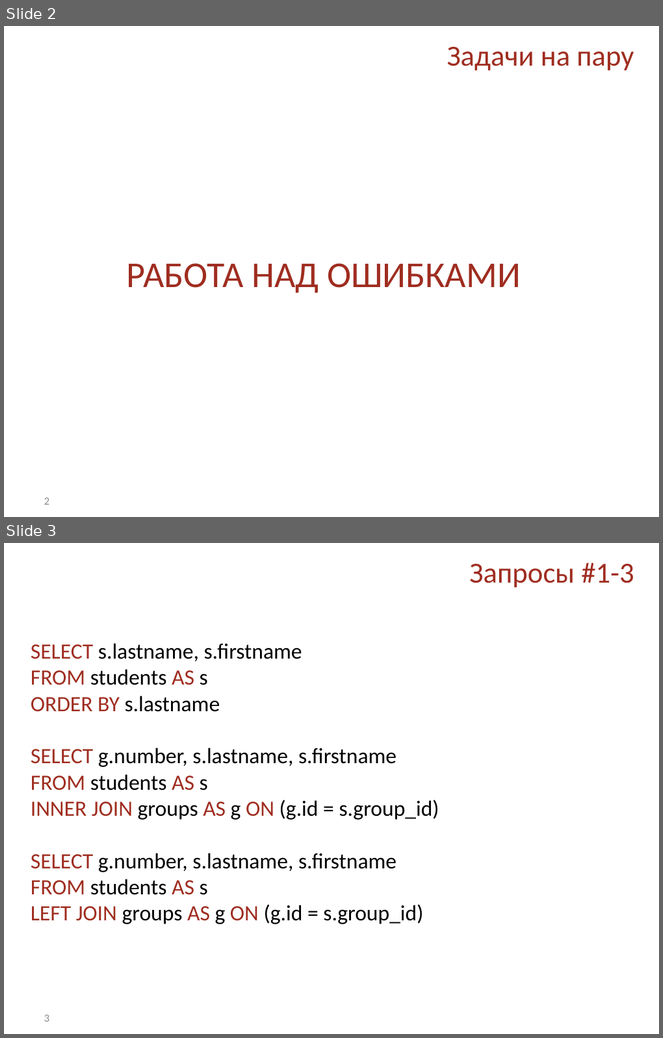
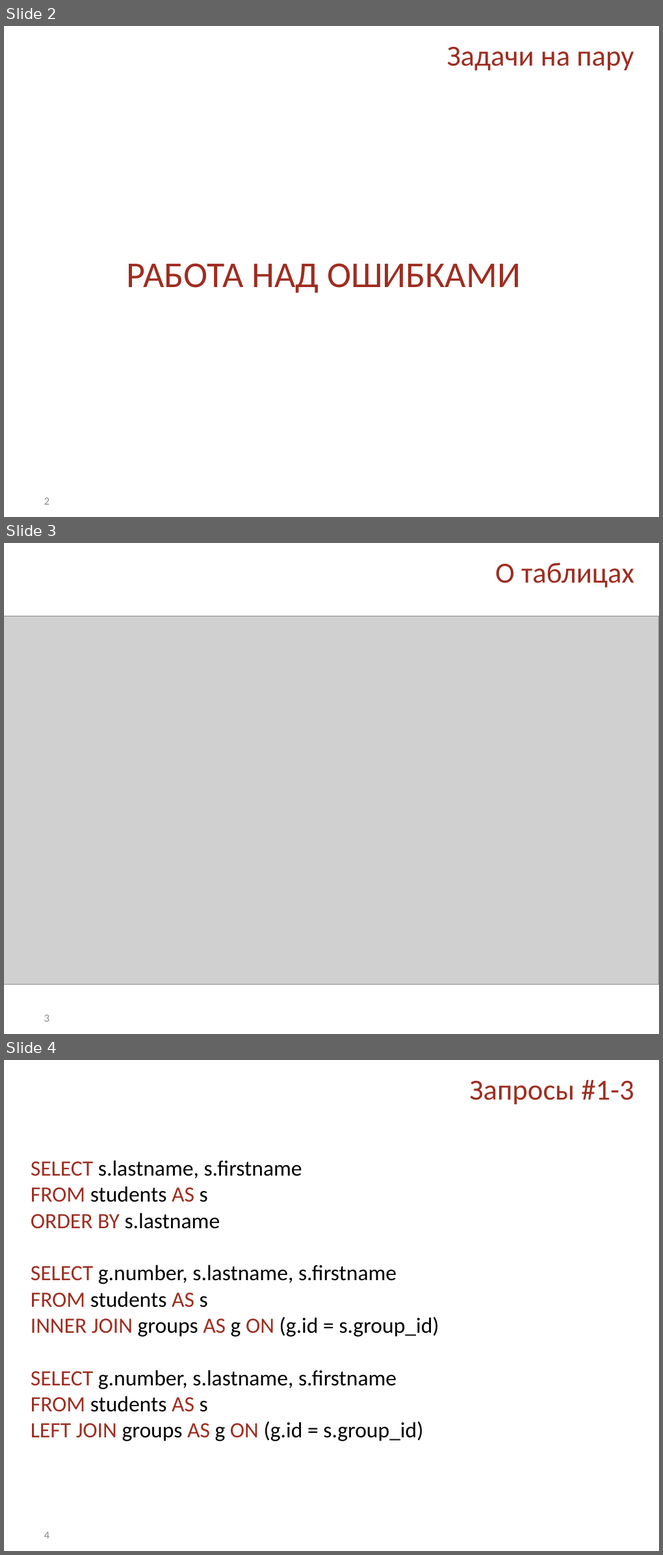
Before and after one commit to Kriger/DBaNT, a slide deck: Presentations/Lab_7_Correction_of_Mistakes.pptx. Shown one above the other, each under a label of ours: slides 2 and 3 before the commit, slides 2, 3 and 4 after it. The pictures are 663x1038 and 663x1555 pixels, drawn with LibreOffice and Linux fonts; fonts in the diff are those of the drawing; grey boxes stand for pictures; background and template pictures are left out. Boxes give left, top, right and bottom in pixels: in the first picture for what was removed or moved away, otherwise in the second. Text is boxed around its words. In the diff, an @@ line names an element or a change of style, - is before the commit and + after.

Commit message:
Добавлен пример с ошибками в таблице

```diff
--- a/Presentations/Lab_7_Correction_of_Mistakes.pptx
+++ b/Presentations/Lab_7_Correction_of_Mistakes.pptx
@@ slide 3 added at (x1=4, y1=543, x2=659, y2=1034), background picture (left out) @@
@@ title added at (x1=495, y1=563, x2=634, y2=588), 32 pt, text #9F2D20 @@
+О таблицах
@@ picture added at (x1=4, y1=616, x2=659, y2=984) @@
@@ page number added at (x1=44, y1=1015, x2=50, y2=1022), 12 pt, text #8C8C8C @@
+3
@@ what was slide 3 is now slide 4 @@
@@ page number at (x1=44, y1=1532, x2=50, y2=1539): text changed @@
-3
+4
```
